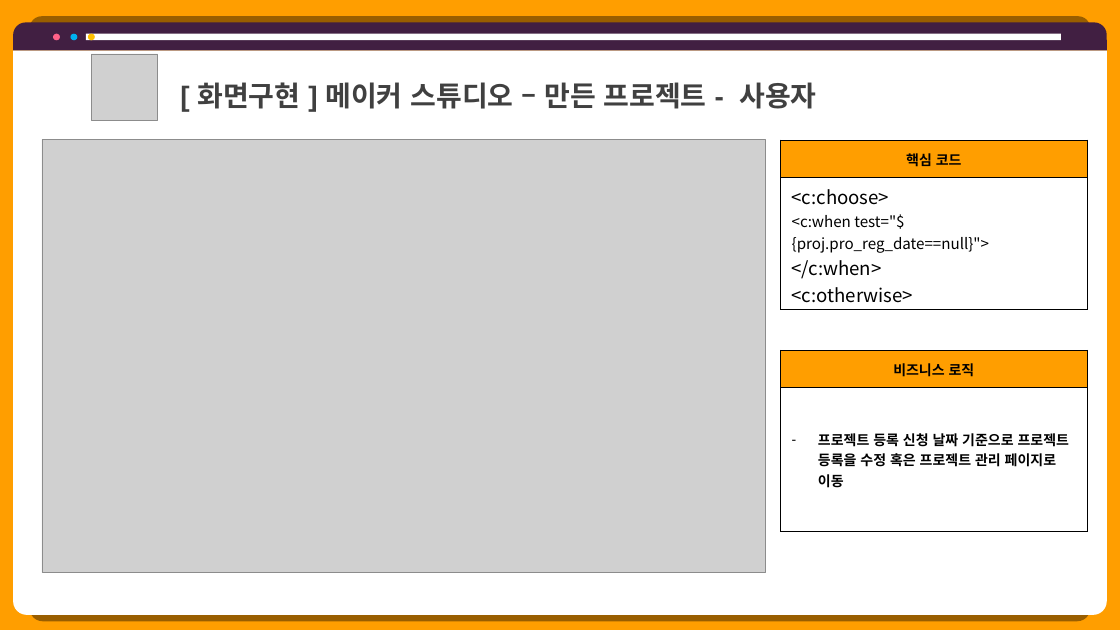
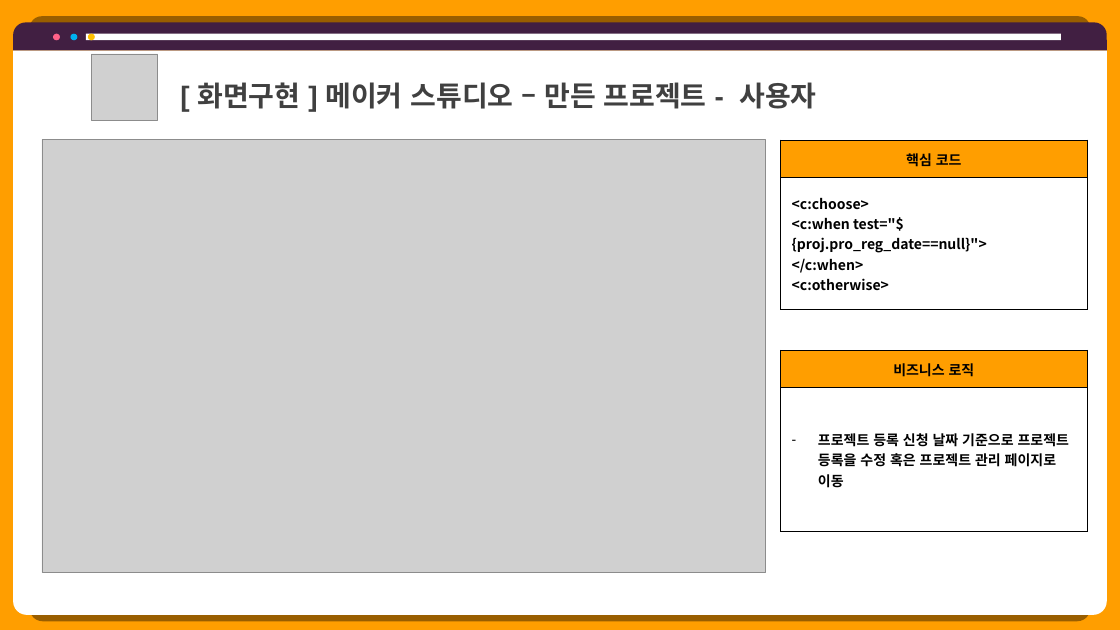
Before and after one commit to hhsw07/ezen-academy-projects, a slide deck: slide 5 of 0 발표용 파워포인트/project06 - 파워포인트 종합 - 현태.pptx (slide 7 before the commit). Drawn at 1120x630 pixels with LibreOffice and Linux fonts; fonts in the diff are those of the drawing; grey boxes stand for pictures. Boxes give left, top, right and bottom in pixels: in the first picture for what was removed or moved away, otherwise in the second. Text is boxed around its words. In the diff, an @@ line names an element or a change of style, - is before the commit and + after.

```diff
--- a/0 발표용 파워포인트/project06 - 파워포인트 종합 - 현태.pptx
+++ b/0 발표용 파워포인트/project06 - 파워포인트 종합 - 현태.pptx
@@ table at (781, 140, 1087, 310) @@
@@ size 16 to 12 pt in "<c:choose>", "</c:when>", "<c:otherwise>" @@
@@ bold on @@
@@ size 13 to 12 pt in "<c:when test="${proj.pro_reg_date==null}">" @@
```
Also in this commit, not shown: 30 other slides changed, 1 slide added, 4 slides removed, 2 other files.
